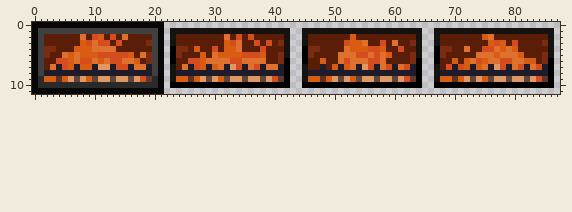
A sprite sheet gets an edit: ProjectDayNight/Assets/Sprite/Environment/Corpse Room/Incinerator Burning.png. Above, as it was before the edit.
The file is 88x12 pixels.
After:
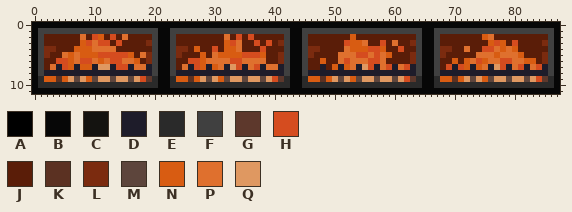
Palette (. is transparent): A #000000  B #070707  C #141310  D #1e1c2a  E #2a2a2a  F #404040  G #5d382c  H #d54c1f  J #5a1d08  K #5b3122  L #7b2b0f  M #5d453c  N #d85c12  P #df702e  Q #df9861
Change:
y 0: x 22..87 .................................................................. -> BBBBBBBBBBBBBBBBBBBBBBBBBBBBBBBBBBBBBBBBBBBBBBBBBBBBBBBBBBBBBBBBBB
y 1: x 22..87 .CCCCCCCCCCCCCCCCCCCC..CCCCCCCCCCCCCCCCCCCC..CCCCCCCCCCCCCCCCCCCC. -> BFFFFFFFFFFFFFFFFFFFFBBFFFFFFFFFFFFFFFFFFFFBBFFFFFFFFFFFFFFFFFFFFB
y 2..3: x 22..23 .C -> BF; x 42..45 C..C -> FBBF; x 64..67 C..C -> FBBF; x 86..87 C. -> FB
y 4..5: x 22..23 .A -> BF; x 42..45 C..A -> FBBF; x 64..67 C..A -> FBBF; x 86..87 C. -> FB
y 6: x 22..23 .A -> BF; x 42..45 A..A -> FBBF; x 64..67 A..A -> FBBF; x 86..87 A. -> FB
y 7..8: x 22..23 .C -> BF; x 42..45 A..C -> FBBF; x 64..67 A..C -> FBBF; x 86..87 A. -> FB
y 9: x 22..23 .C -> BE; x 42..45 A..C -> EBBE; x 64..67 A..C -> EBBE; x 86..87 A. -> EB
y 10: x 22..87 .AAAAAAAAAAAAAAAAAAAA..AAAAAAAAAAAAAAAAAAAA..AAAAAAAAAAAAAAAAAAAA. -> BEEEEEEEEEEEEEEEEEEEEBBEEEEEEEEEEEEEEEEEEEEBBEEEEEEEEEEEEEEEEEEEEB
y 11: x 22..87 .................................................................. -> BBBBBBBBBBBBBBBBBBBBBBBBBBBBBBBBBBBBBBBBBBBBBBBBBBBBBBBBBBBBBBBBBB
Pixel boxes of the changes (left, top, right, bottom) in both pictures:
changed: (164, 22, 560, 94)
